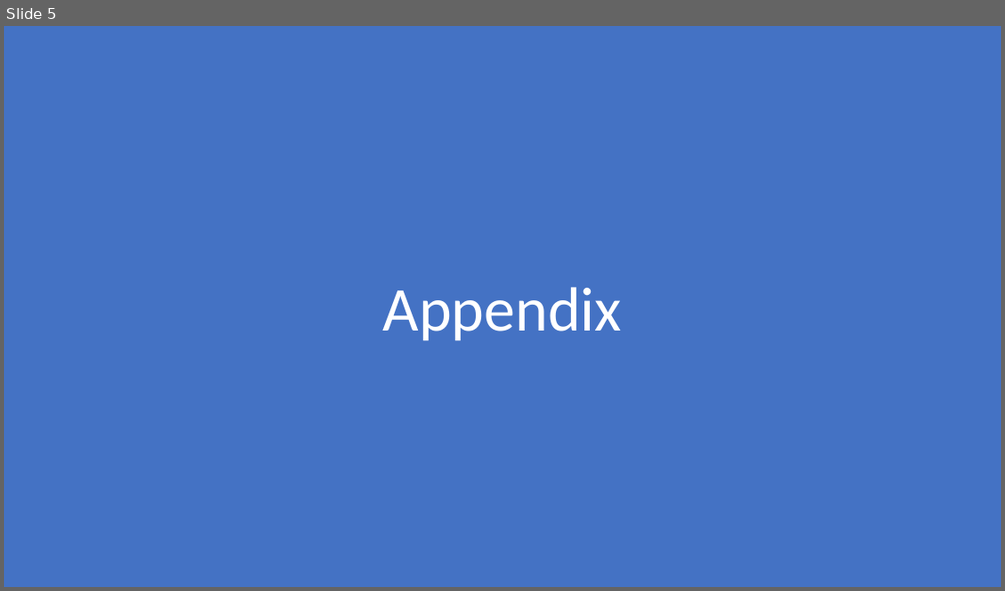
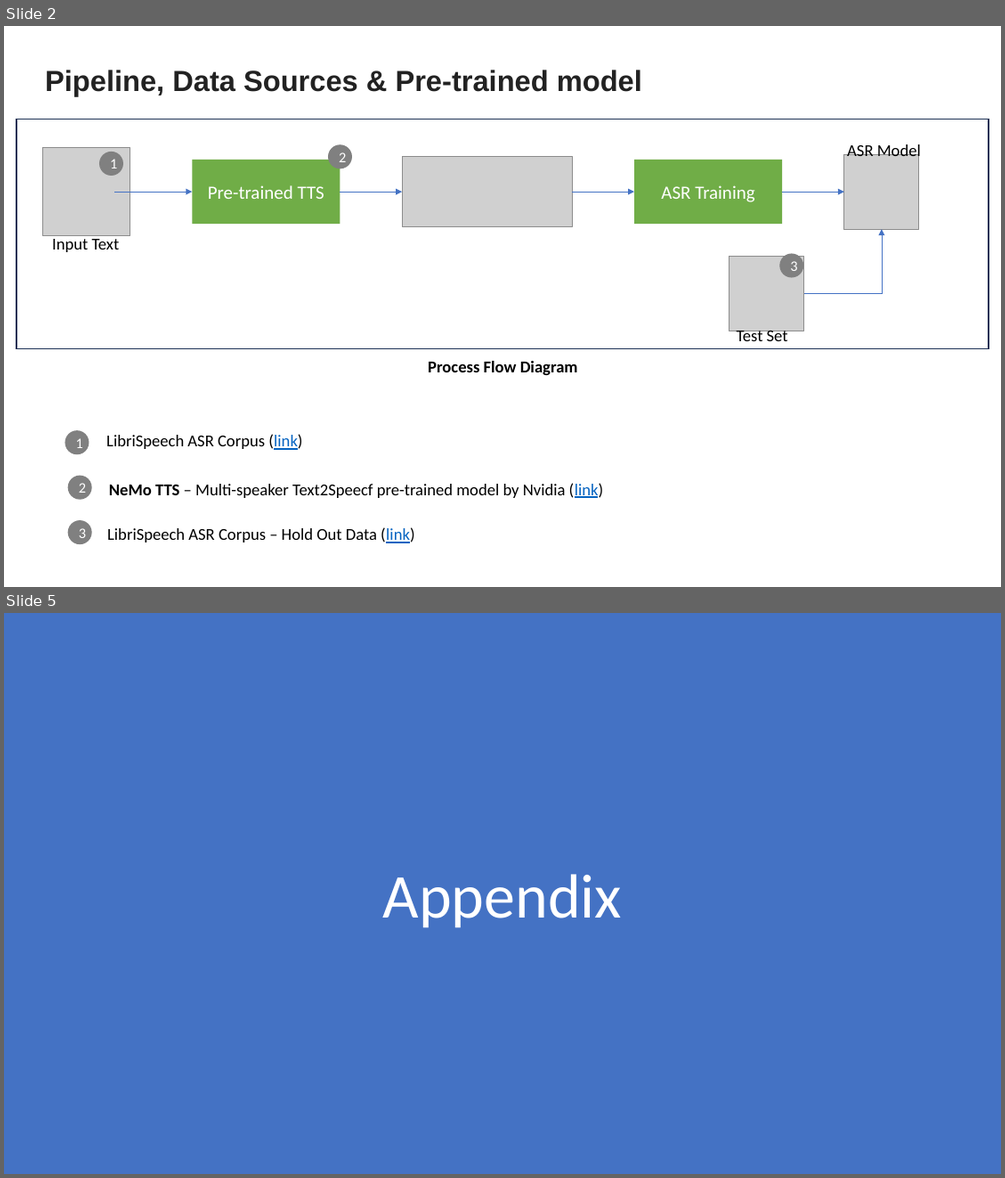
Before and after one commit to ravi-devgoblet/iisc_cohort4_group6_capstone, a slide deck: project_docs/Group 6 Capstone Project Presentation.pptx. Shown one above the other, each under a label of ours: slide 5 before the commit, slides 2 and 5 after it; the slides between them are not shown. The pictures are 1005x591 and 1005x1178 pixels, drawn with LibreOffice and Linux fonts; fonts in the diff are those of the drawing; grey boxes stand for pictures. Boxes give left, top, right and bottom in pixels: in the first picture for what was removed or moved away, otherwise in the second. Text is boxed around its words. In the diff, an @@ line names an element or a change of style, - is before the commit and + after.

```diff
--- a/project_docs/Group 6 Capstone Project Presentation.pptx
+++ b/project_docs/Group 6 Capstone Project Presentation.pptx
@@ slide 2 added at (4, 26, 1001, 587), background #FFFFFF @@
@@ text added at (45, 70, 642, 96), 28 pt, text #222222, bold @@
+Pipeline, Data Sources & Pre-trained model
@@ rectangle added at (16, 119, 989, 348), outline #1E3256 1 pt @@
@@ picture added at (42, 148, 129, 235) @@
@@ ellipse added at (99, 151, 123, 176), fill #808080, 14 pt, text #FFFFFF @@
+1
@@ ellipse added at (328, 145, 352, 168), fill #808080, 14 pt, text #FFFFFF @@
+2
@@ picture added at (402, 157, 573, 227) @@
@@ picture added at (844, 155, 919, 230) @@
@@ text added at (847, 143, 921, 161), 16 pt, text #000000 @@
+ASR Model
@@ rectangle added at (193, 160, 340, 224), fill #70AD47, 18 pt, text #FFFFFF @@
+Pre-trained TTS
@@ rectangle added at (634, 160, 783, 224), fill #70AD47, 18 pt, text #FFFFFF @@
+ASR Training
@@ arrow added from (114, 192) to (193, 192), #4472C4 0.5 pt @@
@@ arrow added from (340, 192) to (402, 192), #4472C4 0.5 pt @@
@@ arrow added from (573, 192) to (634, 192), #4472C4 0.5 pt @@
@@ arrow added from (783, 192) to (844, 192), #4472C4 0.5 pt @@
@@ text added at (52, 239, 120, 252), 16 pt, text #000000 @@
+Input Text
@@ elbow arrow added from (750, 294) to (882, 230), #4472C4 0.5 pt @@
@@ picture added at (728, 257, 803, 331) @@
@@ ellipse added at (779, 253, 803, 277), fill #808080, 14 pt, text #FFFFFF @@
+3
@@ text added at (736, 328, 788, 341), 16 pt, text #000000 @@
+Test Set
@@ text added at (428, 361, 578, 375), 16 pt, text #000000, bold @@
+Process Flow Diagram
@@ ellipse added at (65, 431, 89, 454), fill #808080, 14 pt, text #FFFFFF @@
+1
@@ text added at (106, 434, 302, 450), 16 pt, text #000000 @@
+LibriSpeech ASR Corpus (link)
@@ ellipse added at (67, 475, 91, 499), fill #808080, 14 pt, text #FFFFFF @@
+2
@@ text added at (109, 483, 604, 498), 16 pt, text #000000 @@
+NeMo TTS – Multi-speaker Text2Speecf pre-trained model by Nvidia (link)
@@ ellipse added at (67, 520, 91, 544), fill #808080, 14 pt, text #FFFFFF @@
+3
@@ text added at (107, 527, 414, 543), 16 pt, text #000000 @@
+LibriSpeech ASR Corpus – Hold Out Data (link)
```
Also in this commit, not shown: 2 slides changed, 1 other slide added, 3 slides removed.
